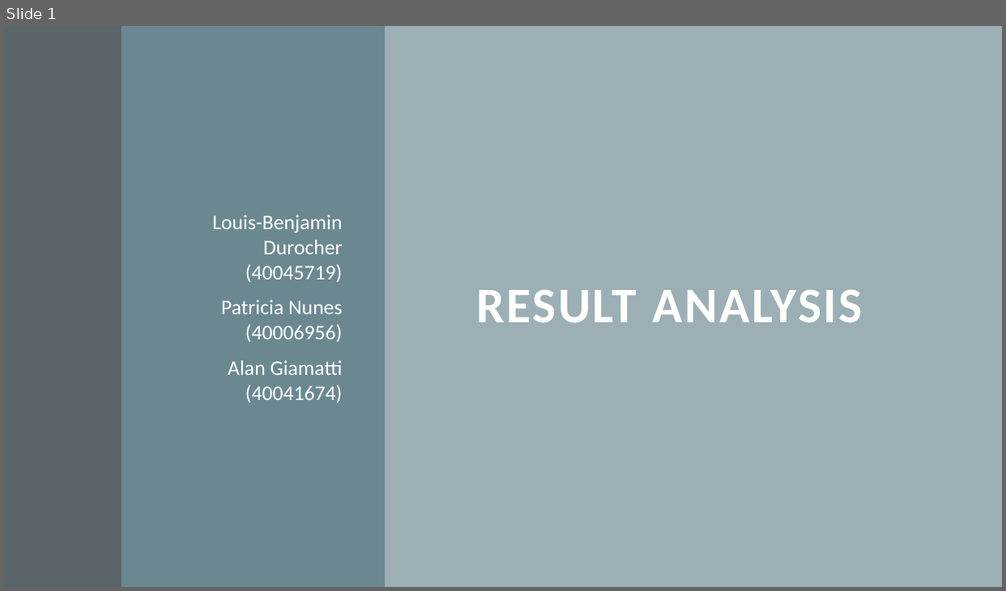
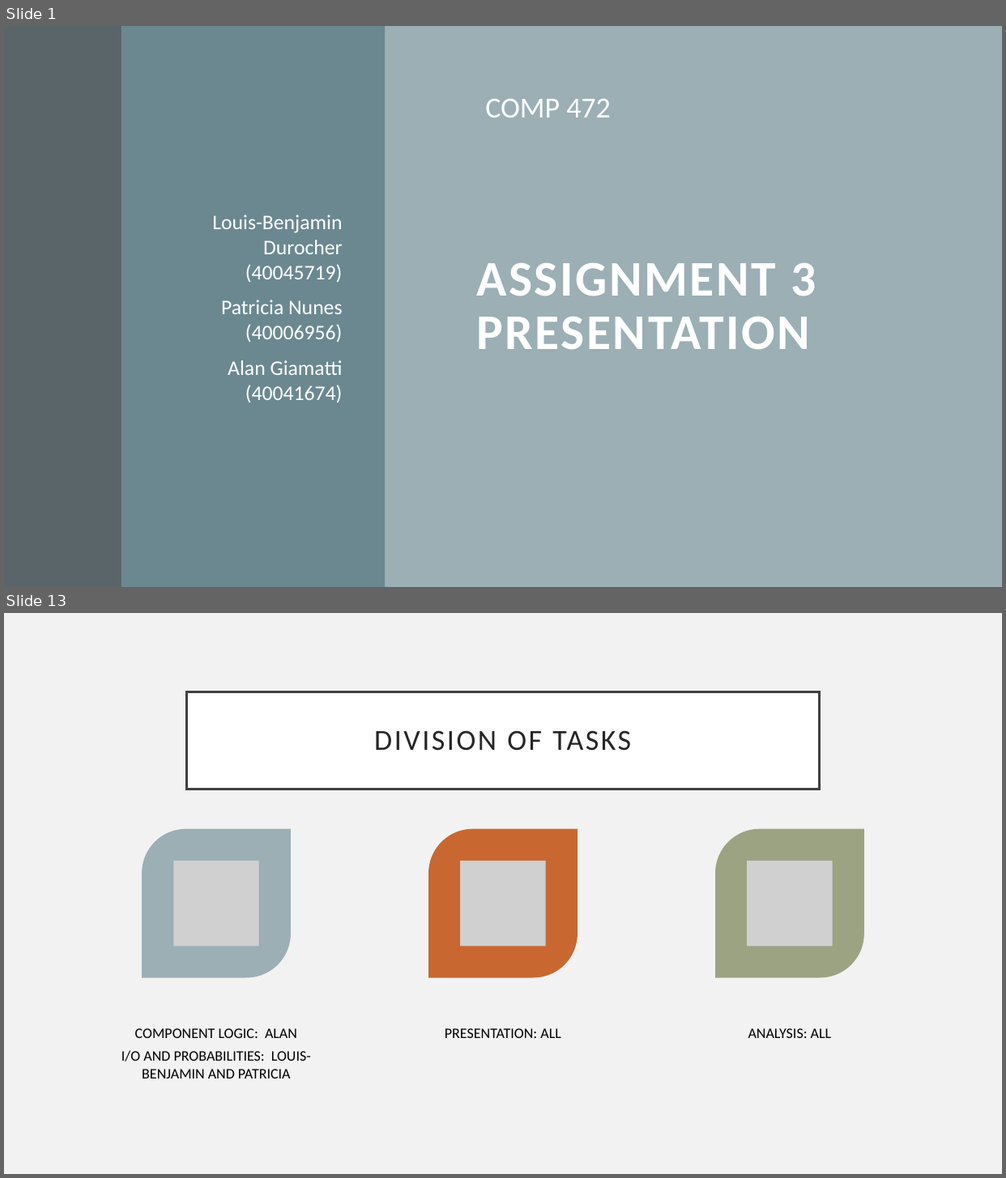
Before and after one commit to patnunes/COMP472, a slide deck: A3_Analysis.pptx. Shown one above the other, each under a label of ours: slide 1 before the commit, slides 1 and 13 after it; the slides between them are not shown. The pictures are 1006x591 and 1006x1178 pixels, drawn with LibreOffice and Linux fonts; fonts in the diff are those of the drawing; grey boxes stand for pictures. Boxes give left, top, right and bottom in pixels: in the first picture for what was removed or moved away, otherwise in the second. Text is boxed around its words. In the diff, an @@ line names an element or a change of style, - is before the commit and + after.

```diff
--- a/A3_Analysis.pptx
+++ b/A3_Analysis.pptx
@@ slide 13 added at [4, 613, 1002, 1174], background #F2F2F2 @@
@@ title added at [187, 692, 819, 789], fill #FFFFFF, outline #404040 2.5 pt, 28 pt, text #262626 @@
+DIVISION OF TASKS
@@ group added at [121, 829, 864, 1079]: 3 round diag rects, 3 pictures, 3 texts @@
+COMPONENT LOGIC: ALAN
+I/O AND PROBABILITIES: LOUIS-BENJAMIN AND PATRICIA
+PRESENTATION: ALL
+ANALYSIS: ALL
@@ slide 1 changed as well @@
@@ text added at [485, 99, 611, 118], 28 pt, text #FFFFFF @@
+COMP 472
@@ title at [476, 263, 816, 349]: text changed @@
-RESULT ANALYSIS
+ASSIGNMENT 3 PRESENTATION
```
Also in this commit, not shown: 11 other slides added, 4 slides removed.
